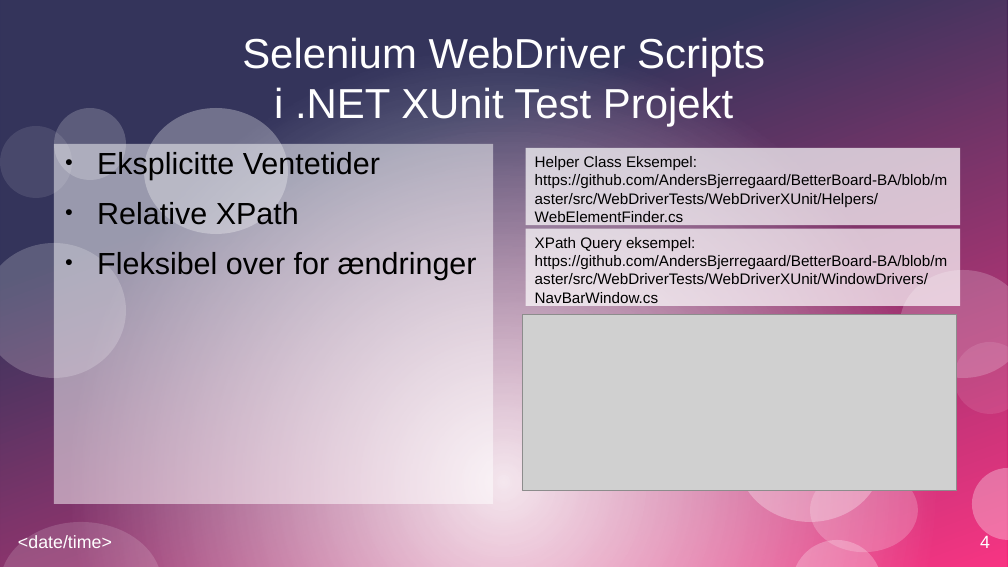
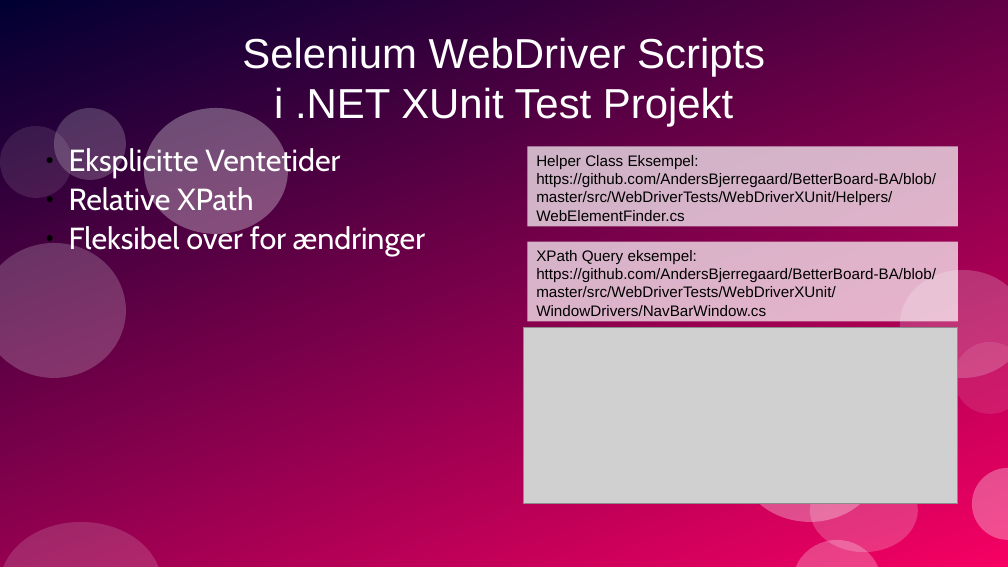
Before and after one commit to AndersBjerregaard/BetterBoard-BA, a slide deck: slide 4 of presentation/presentation.odp. Drawn at 1008x567 pixels with LibreOffice and Linux fonts; fonts in the diff are those of the drawing; grey boxes stand for pictures. Boxes give left, top, right and bottom in pixels: in the first picture for what was removed or moved away, otherwise in the second. Text is boxed around its words. In the diff, an @@ line names an element or a change of style, - is before the commit and + after.

```diff
--- a/presentation/presentation.odp
+++ b/presentation/presentation.odp
@@ rectangle removed at (x1=0, y1=0, x2=1008, y2=567) @@
@@ rectangle removed at (x1=0, y1=0, x2=1008, y2=567) @@
@@ freeform shape added at (x1=0, y1=0, x2=1008, y2=567), fill gradient #000032 to #F60063 @@
@@ ellipse removed at (x1=54, y1=108, x2=126, y2=180) @@
@@ freeform shape added at (x1=54, y1=108, x2=126, y2=180), fill #FFFFFF at 20% opacity @@
@@ freeform shape added at (x1=144, y1=108, x2=287, y2=234), fill #FFFFFF at 30% opacity @@
@@ ellipse removed at (x1=145, y1=108, x2=288, y2=234) @@
@@ text "Eksplicitte Ventetider" moved from (x1=54, y1=144, x2=493, y2=504) to (x1=69, y1=145, x2=425, y2=256) @@
@@ text "Eksplicitte Ventetider" at (x1=69, y1=145, x2=425, y2=256): font Arial to Cabin, text colour #000000 to #FFFFFF; list level 1 to 2 in "Eksplicitte Ventetider"; line spacing 1 to 0.9; list level 1 to 2 in "Relative XPath"; list level 1 to 2 in "Fleksibel over for ændringer"; fill #FFFFFF at 50% opacity to none @@
@@ ellipse removed at (x1=0, y1=126, x2=72, y2=198) @@
@@ freeform shape added at (x1=0, y1=126, x2=72, y2=198), fill #FFFFFF at 10% opacity @@
@@ ellipse removed at (x1=0, y1=243, x2=125, y2=379) @@
@@ freeform shape added at (x1=0, y1=243, x2=125, y2=379), fill #FFFFFF at 20% opacity @@
@@ rectangle "XPath Query eksempel: https://github.com/AndersBjerregaard/B ..." moved from (x1=526, y1=229, x2=960, y2=306) to (x1=528, y1=241, x2=959, y2=321) @@
@@ ellipse removed at (x1=900, y1=270, x2=1008, y2=378) @@
@@ freeform shape added at (x1=900, y1=270, x2=1008, y2=378), fill #FFFFFF at 20% opacity @@
@@ picture moved from (x1=522, y1=315, x2=957, y2=491) to (x1=524, y1=327, x2=959, y2=504) @@
@@ ellipse removed at (x1=954, y1=342, x2=1008, y2=414) @@
@@ freeform shape added at (x1=954, y1=342, x2=1008, y2=414), fill #FFFFFF at 10% opacity @@
@@ ellipse removed at (x1=738, y1=396, x2=882, y2=522) @@
@@ freeform shape added at (x1=738, y1=396, x2=882, y2=522), fill #FFFFFF at 30% opacity @@
@@ ellipse removed at (x1=810, y1=468, x2=918, y2=552) @@
@@ freeform shape added at (x1=810, y1=468, x2=918, y2=552), fill #FFFFFF at 20% opacity @@
@@ ellipse removed at (x1=972, y1=468, x2=1008, y2=541) @@
@@ freeform shape added at (x1=972, y1=468, x2=1008, y2=541), fill #FFFFFF at 30% opacity @@
@@ ellipse removed at (x1=0, y1=522, x2=162, y2=567) @@
@@ freeform shape added at (x1=0, y1=522, x2=162, y2=567), fill #FFFFFF at 15% opacity @@
@@ text removed at (x1=18, y1=535, x2=112, y2=548) @@
-<date/time>
@@ page number removed at (x1=980, y1=535, x2=990, y2=548) @@
-4
@@ ellipse removed at (x1=792, y1=541, x2=882, y2=567) @@
@@ freeform shape added at (x1=792, y1=541, x2=882, y2=567), fill #FFFFFF at 25% opacity @@
```
Also in this commit, not shown: 8 other slides changed, 2 slides added, 1 other file.
